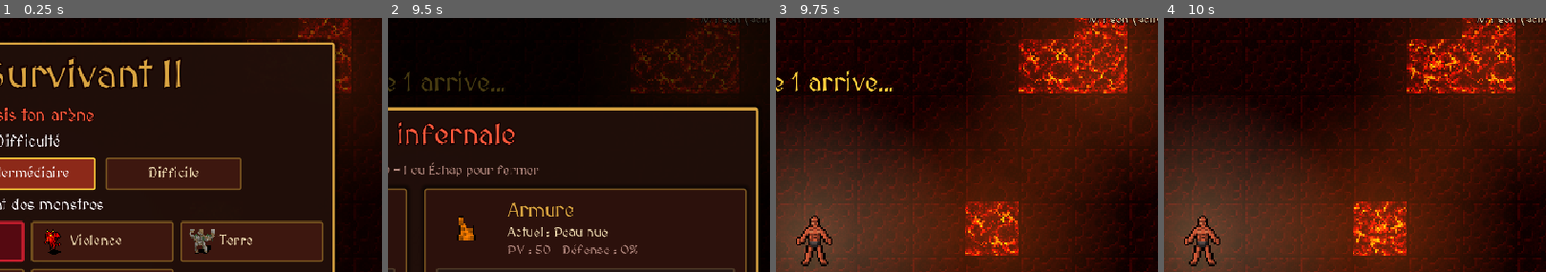
Above: before the commit, frames 1-4 (left to right).
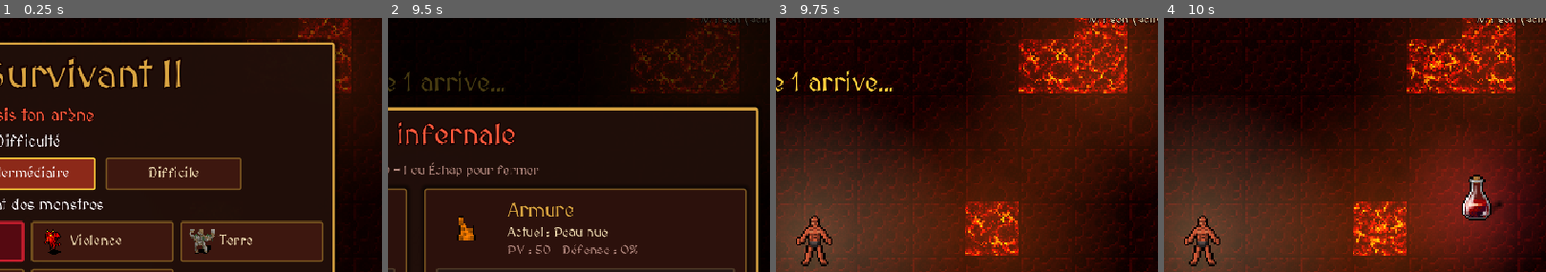
Above: after the commit, the same moments.

Repository: Gungagungi/games
Game: Godot game, scene res://scenes/main.tscn
The game is run twice, just before and just after one commit, with the same random seed, the same clock (stepped at 60 frames per second) and the same inputs.
Inputs (mouse positions are % of the whole screen's width and height, from its top left):
- Up to frame 1 (0.25 s): no input
- Up to frame 2 (9.5 s): click "Facile" at 0.5 s; click "Intermédiaire" at 1.25 s; click "Difficile" at 2 s; click "Cendres" at 2.75 s; click "Sang" at 3.5 s; click "Violence" at 4.25 s; click "Terre" at 5 s; click "Feu" at 5.75 s; click "Destruction" at 6.5 s; click "Ombre" at 7.25 s; click "Entrer dans l'arène" at 8 s; tap Enter at 8.75 s; move the mouse to (72, 45) at 8.77 s; hold D (move_right) from 8.78 s (still down); tap I at 8.85 s; click (72, 45) at 8.92 s; tap Space at 9.02 s
- Up to frame 3 (9.75 s): release D (move_right) at 9.5 s; click "Fermer" at 9.5 s
- Up to frame 4 (10 s): no input
The pictures show only the part of the screen within x 46-96%, y 7-56%; the shares and areas given below are measured in that part.

Frames 1-3 are identical in both runs. In frame 4, 12% of the frame differs, in the area x 65-98%, y 49-97%.

Commit message:
hells-survivant-2 : cadence de tir selon la difficulté et fioles de soin
La cadence des tireurs (Ombre, Destruction) suivait une valeur fixe, trop
soutenue en Facile. Un `shoot_mult` par difficulté allonge désormais le
rechargement : Difficile garde la cadence de la v1, Intermédiaire ×1,3 et
Facile ×1,7.

Une fiole de soin tombe au début de chaque vague, boss compris, et rend
20 % des PV max. Jamais deux au sol : celle qu'on laisse traîner tient
lieu de réserve pour la vague suivante. Elle ne se ramasse qu'à PV
entamés, sinon un simple passage dessus la gâcherait.

Le mode smoke garde le héros à PV pleins : check.sh vérifie que la fiole
apparaît, jamais qu'elle se ramasse. Ce chemin a été vérifié à part.

Co-Authored-By: Claude Opus 5 <noreply@anthropic.com>
Claude-Session: https://claude.ai/code/session_01Vd8NwgX5tnJdmDvxStsucG

Diff:
--- a/hells-survivant-2/godot/autoload/data.gd
+++ b/hells-survivant-2/godot/autoload/data.gd
@@ -23,10 +23,13 @@
 	{"name": "Armure du Damné", "cost": 900, "hp": 230, "def": 0.40},
 ]
 
+## `shoot_mult` allonge le rechargement des tireurs (Ombre, Destruction) :
+## Difficile garde la cadence de la v1, les deux autres tirent plus lentement.
+## `sprite` : icône du menu, dans `assets/sprites/ui/difficulty_<id>.png`.
 const DIFFICULTIES := {
-	"facile": {"label": "Facile", "hp_mult": 0.7, "dmg_mult": 0.7, "gold_mult": 0.8},
-	"intermediaire": {"label": "Intermédiaire", "hp_mult": 1.0, "dmg_mult": 1.0, "gold_mult": 1.0},
-	"difficile": {"label": "Difficile", "hp_mult": 1.7, "dmg_mult": 1.6, "gold_mult": 1.6},
+	"facile": {"label": "Facile", "hp_mult": 0.7, "dmg_mult": 0.7, "gold_mult": 0.8, "shoot_mult": 1.7},
+	"intermediaire": {"label": "Intermédiaire", "hp_mult": 1.0, "dmg_mult": 1.0, "gold_mult": 1.0, "shoot_mult": 1.3},
+	"difficile": {"label": "Difficile", "hp_mult": 1.7, "dmg_mult": 1.6, "gold_mult": 1.6, "shoot_mult": 1.0},
 }
 const DIFFICULTY_ORDER := ["facile", "intermediaire", "difficile"]
 
--- /dev/null
+++ b/hells-survivant-2/godot/scenes/entities/pickup.gd
@@ -0,0 +1,35 @@
+class_name Pickup
+extends Node2D
+## Fiole de soin posée au sol : une par vague, ramassée en marchant dessus.
+## Comme les autres entités, elle ne décide de rien — `World` teste la collision
+## et applique le soin.
+
+## Même texel ×2 que le héros et les monstres ordinaires.
+const SCALE := 2.0
+
+var radius := 18.0
+var heal_ratio := 0.2
+
+var _sprite: Sprite2D
+var _glow: Fx.Glow
+var _t := 0.0
+
+func _ready() -> void:
+	_glow = Fx.light(Color(1.0, 0.25, 0.3), 1.6, 0.9)
+	add_child(_glow)
+	_sprite = Sprite2D.new()
+	_sprite.texture = load("res://assets/sprites/fx/potion.png")
+	_sprite.material = Fx.unshaded()
+	_sprite.scale = Vector2.ONE * SCALE
+	add_child(_sprite)
+
+func _process(delta: float) -> void:
+	_t += delta
+	# Flottement et pulsation du halo : la fiole doit accrocher l'œil dans
+	# l'obscurité de l'arène, même quand la vague bat son plein.
+	_sprite.position = Vector2(0, -4.0 - sin(_t * 2.6) * 4.0)
+	_glow.energy = 0.75 + 0.25 * sin(_t * 3.4)
+
+func _draw() -> void:
+	draw_set_transform(Vector2(0, 10.0), 0.0, Vector2(1.0, 0.35))
+	draw_circle(Vector2.ZERO, 9.0 * SCALE, Color(0, 0, 0, 0.4))
--- a/hells-survivant-2/godot/scenes/world.gd
+++ b/hells-survivant-2/godot/scenes/world.gd
@@ -13,6 +13,8 @@
 var player: Player
 var enemies: Array[Enemy] = []
 var projectiles: Array[Projectile] = []
+## Fiole de soin au sol, une seule à la fois (voir `_drop_potion`).
+var potion: Pickup = null
 var wave_intermission := 0
 var enemies_to_spawn := 0
 var spawn_timer := 0
@@ -139,6 +141,9 @@
 	for p in projectiles:
 		p.queue_free()
 	projectiles.clear()
+	if potion != null:
+		potion.queue_free()
+		potion = null
 	for c in fx_layer.get_children():
 		c.queue_free()
 
@@ -168,6 +173,7 @@
 	_update_player()
 	_update_waves()
 	_update_enemies()
+	_update_potion()
 	if Game.state == "playing":
 		_update_projectiles()
 
@@ -271,6 +277,41 @@
 		Audio.play_music("combat")
 		Audio.sfx("wave_start")
 	spawn_timer = 0
+	_drop_potion()
+
+## Une fiole par vague, jamais deux au sol : celle qu'on a laissée traîner tient
+## lieu de réserve pour la vague suivante.
+func _drop_potion() -> void:
+	if potion != null:
+		return
+	var margin := 90.0
+	var pos := Vector2.ZERO
+	# Ni sur le héros, ni dans un coin : quelques essais suffisent à trouver
+	# un emplacement atteignable sans traverser toute l'arène.
+	for _i in 12:
+		pos = Vector2(randf_range(margin, Data.ARENA.x - margin), randf_range(margin, Data.ARENA.y - margin))
+		if pos.distance_to(player.position) > 140.0:
+			break
+	potion = Pickup.new()
+	potion.position = pos
+	entities.add_child(potion)
+
+## Le soin ne se déclenche qu'à PV entamés : à pleine vie, la fiole reste au sol
+## plutôt que d'être gâchée en passant dessus.
+func _update_potion() -> void:
+	if potion == null or Game.state != "playing":
+		return
+	if player.hp >= player.max_hp:
+		return
+	if player.position.distance_to(potion.position) > potion.radius + player.radius:
+		return
+	var healed := minf(player.max_hp * potion.heal_ratio, player.max_hp - player.hp)
+	player.hp += healed
+	Fx.float_text(fx_layer, player.position + Vector2(0, -player.radius - 18), "+%d PV" % roundi(healed), Color("#5ee06a"))
+	Fx.sparks(fx_layer, potion.position, Color("#ff4455"))
+	Audio.sfx("purchase", 1.15)
+	potion.queue_free()
+	potion = null
 
 func _spawn_enemy(is_boss: bool, is_final: bool) -> void:
 	var diff := Game.diff()
@@ -338,6 +379,7 @@
 	var elem := Game.elem()
 	var ranged: bool = elem.get("ranged", false)
 	var bricks: bool = elem.get("bricks", false)
+	var shoot_mult: float = Game.diff()["shoot_mult"]
 	var lifesteal: float = elem.get("lifesteal", 0.0)
 	var burn: bool = elem.get("burn", false)
 	for e in enemies:
@@ -386,7 +428,7 @@
 				p.brick = bricks
 				entities.add_child(p)
 				projectiles.append(p)
-				e.shoot_cooldown = 55 if e.is_boss else 90
+				e.shoot_cooldown = roundi((55 if e.is_boss else 90) * shoot_mult)
 				if bricks:
 					Audio.sfx("throw", 0.8)
 			continue
Binary file added: hells-survivant-2/godot/assets/sprites/fx/potion.png
Not shown, added: hells-survivant-2/godot/assets/sprites/fx/potion.png.import
Not shown, added: hells-survivant-2/godot/scenes/entities/pickup.gd.uid
